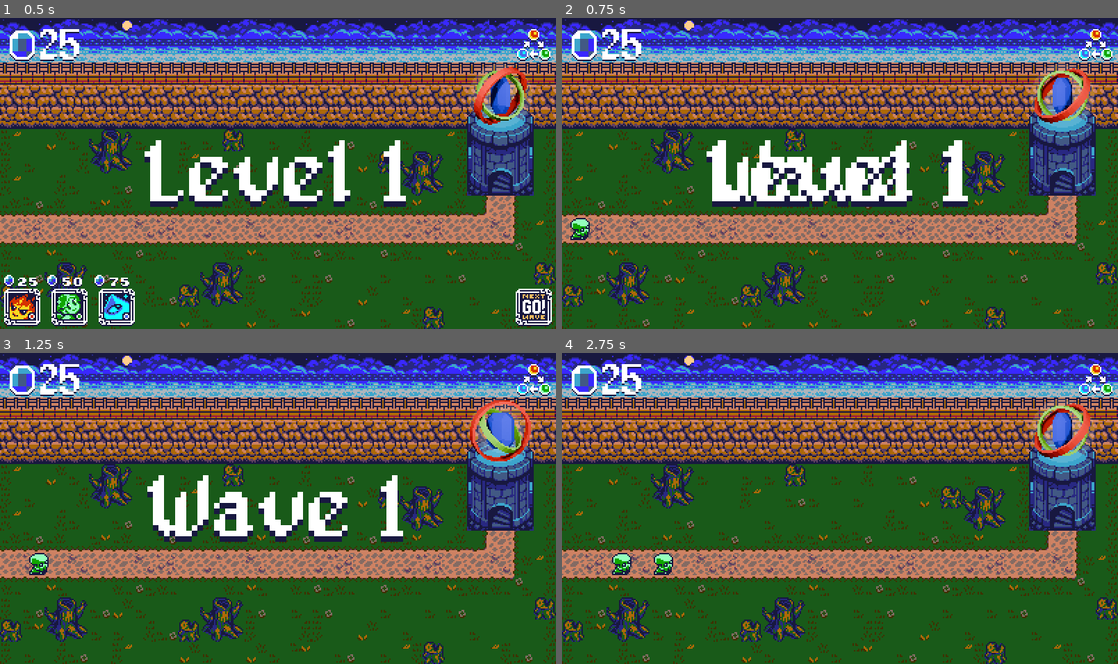
Above: before the commit, frames 1-4 (two rows, left to right).
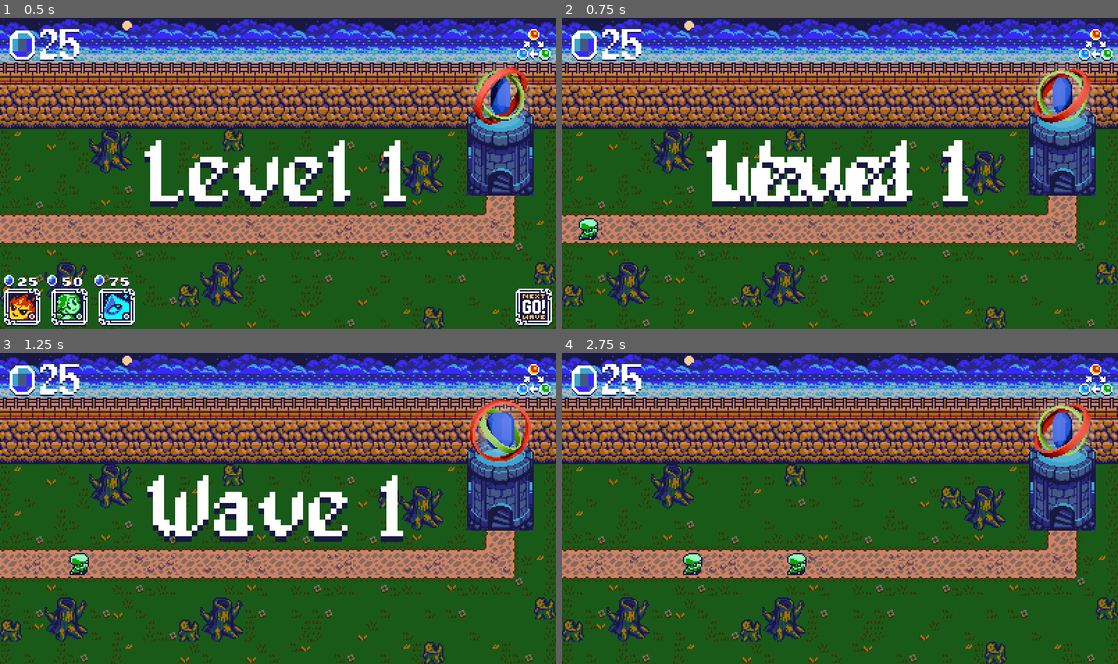
Above: after the commit, the same moments.

Repository: jake6724/tower_defense_jam
Game: Godot game, scene res://scenes/Main.tscn
The game is run twice, just before and just after one commit, with the same random seed, the same clock (stepped at 60 frames per second) and the same inputs.
Inputs (mouse positions are in pixels of both pictures, inside the frame that each line leads up to):
- Up to frame 1 (0.5 s): no input
- Up to frame 2 (0.75 s): click (1095, 307) at 0.5 s
- Up to frame 3 (1.25 s): no input
- Up to frame 4 (2.75 s): move the mouse to (962, 492) at 1.27 s; click (962, 492) at 1.35 s; drag from (728, 524) to (634, 564) at 2.02 s

Frame 1 is identical in both runs. In frame 2, 0.3% of the frame differs, in the area x 1-7%, y 64-72%; in frame 3, 0.4%; in frame 4, 0.9%, in the area x 9-44%, y 64-72%.

Commit message:
Improve level load/reset

Diff:
--- a/data/enemies/earth_enemy.tres
+++ b/data/enemies/earth_enemy.tres
@@ -5,6 +5,6 @@
 [resource]
 script = ExtResource("1_34htb")
 health = 150.0
-speed = 30.0
+speed = 75.0
 element = 2
 metadata/_custom_type_script = "uid://buqpe6w72ojlb"
--- a/data/enemies/fire_enemy.tres
+++ b/data/enemies/fire_enemy.tres
@@ -5,6 +5,6 @@
 [resource]
 script = ExtResource("1_fkp6s")
 health = 101.0
-speed = 40.0
+speed = 75.0
 element = 0
 metadata/_custom_type_script = "uid://buqpe6w72ojlb"
--- a/data/enemies/water_enemy.tres
+++ b/data/enemies/water_enemy.tres
@@ -5,6 +5,6 @@
 [resource]
 script = ExtResource("1_dxb1w")
 health = 200.0
-speed = 20.0
+speed = 75.0
 element = 1
 metadata/_custom_type_script = "uid://buqpe6w72ojlb"
--- a/scripts/enemies/enemy.gd
+++ b/scripts/enemies/enemy.gd
@@ -94,7 +94,6 @@
 			weak_against = GameManager.Element.EARTH
 
 func on_animation_finished(anim_name):
-	print("anim_name = ", anim_name)
 	if anim_name == "die":
 		queue_free()
 
--- a/scripts/enemies/enemy_spawner.gd
+++ b/scripts/enemies/enemy_spawner.gd
@@ -1,8 +1,10 @@
 # Autoloader
 extends Node
 
-var all_waves: Array[Wave] = []
+var level_waves: Array[Wave] = []
 var active_wave: Wave
+var wave_index: int = 0
+var enemy_index: int = 0
 var spawn_timer: Timer = Timer.new()
 var spawn_rate: float = 1.0 # Time between enemy spawn, in seconds
 var can_spawn_enemy: bool = false
@@ -17,28 +19,51 @@
 # Signals
 signal wave_complete
 
-#### NOTE ENEMY SPAWNER PARTIALLY CONFIGURED IN GAME MANAGER ####
 func _ready():
 	# Configure Timer
 	spawn_timer.timeout.connect(on_spawn_timer_timeout)
 	add_child(spawn_timer)
 
+	# Enemy spawner manually start and reset by GameManager
+
+func configure_level(active_level: LevelEnvironment):
+	level_waves = active_level.waves
+	active_wave = level_waves[wave_index]
+	print("active_wave: ", active_wave)
+	print("level_waves: ", level_waves)
+
+func clear_level():
+	for enemy: Enemy in active_enemies.duplicate(true):
+		print("Deleting enemy ", enemy)
+		active_enemies.remove_at(active_enemies.find(enemy))
+		enemy.is_dead.disconnect(on_enemy_died)
+		enemy.queue_free()
+
+	level_waves = []
+	active_wave = null
+	wave_index = 0
+	enemy_index = 0
+
+
 ## Intended to be triggered directly by `player_controller`
 func start_wave():
-	active_wave = all_waves.pop_front()
+	active_wave = level_waves[wave_index]
 	can_spawn_enemy = true
 
 func _physics_process(_delta):
 	# Only process if a wave is active
 	if active_wave:
 		# Check if wave is over
-		if active_wave.data.size() == 0 and active_enemies.size() == 0:
+		if enemy_index == active_wave.data.size() and active_enemies.size() == 0:
+			# Wave complete (could be a function)
 			active_wave = null
+			wave_index += 1
 			wave_complete.emit()
 			can_spawn_enemy = false
 
-		if can_spawn_enemy and active_wave.data.size() > 0:
-			spawn_enemy(active_wave.data.pop_front())
+		if can_spawn_enemy and enemy_index < active_wave.data.size():
+			spawn_enemy(active_wave.data[enemy_index])
+			enemy_index += 1
 
 			# Restart spawn timer
 			spawn_timer.start(spawn_rate)
--- a/scripts/game_manager.gd
+++ b/scripts/game_manager.gd
@@ -3,6 +3,9 @@
 
 enum Element {FIRE, WATER, EARTH}
 var cell_size: int = 16
+
+var main_scene: PackedScene = preload("res://scenes/Main.tscn")
+var main: Node2D
 
 var levels: Array[PackedScene] = [preload("res://scenes/level/LevelEnvironmentTutorial.tscn"), preload("res://scenes/level/LevelEnvironmentOne.tscn")]
 var level_index: int = 0
@@ -12,9 +15,8 @@
 
 var base: Base
 
-var wave_count: int = 1
-
 func _ready():
+	# EnemySpawner.wave_complete.connect(on_wave_complete)
 	configure_level()
 
 func configure_level():
@@ -22,23 +24,35 @@
 	add_child(active_level)
 	active_path = convert_path_to_world((active_level.waypoint_manager.get_waypoint_path()))
 	active_spawn_location = (active_path[0])
+	# main.add_child(active_level)
 
 	base = active_level.base
 	base.was_destroyed.connect(on_base_was_destroyed)
 
-	# Configure WorldGrid
+	# Configure Autoloaders
 	WorldGrid.generate_grid()
 	WorldGrid.configure_tilemap(active_level.tilemap)
 
-	# Configure EnemySpawner
-	EnemySpawner.all_waves = active_level.waves
-	EnemySpawner.wave_complete.connect(on_wave_complete)
+	EnemySpawner.configure_level(active_level)
 
 func on_base_was_destroyed():
+	# Reset Main Scene
+	get_tree().change_scene_to_packed(main_scene)
+
+	# Re-configure autoloaders
+	clear_level()
 	configure_level()
 
-func on_wave_complete():
-	wave_count += 1
+func clear_level():
+	active_level.queue_free()
+	active_level = null
+	active_path = []
+	active_spawn_location = Vector2()
+
+	base.was_destroyed.disconnect(on_base_was_destroyed)
+	base = null
+
+	EnemySpawner.clear_level()
 
 func convert_path_to_world(path) -> PackedVector2Array:
 	for i in range(path.size()):
--- a/scripts/player/player_controller.gd
+++ b/scripts/player/player_controller.gd
@@ -38,15 +38,16 @@
 var indicator_sprite: Sprite2D
 
 func _ready():
+	# ** EVERYTHING in here will only be done ONCE. If something needs to be done each level, put in configure_level()
 	# Configure tower menu
 	tower_menu.tower_selected.connect(on_tower_selected)
 	tower_menu.mouse_entered_button.connect(on_mouse_entered_button)
 	tower_menu.mouse_exited_button.connect(on_mouse_exited_button)
 
-	tower_menu.update_gold(int(gold))
+	tower_menu.show_level_number()
+	tower_menu.update_gold(int(gold)) # get this from GameManager active_level
+
 	tower_menu.start_wave.connect(on_start_wave)
-
-	tower_menu.show_level_number()
 
 	# Configure indicator sprite
 	indicator_sprite = Sprite2D.new()
--- a/scripts/towers/tower_menu.gd
+++ b/scripts/towers/tower_menu.gd
@@ -76,7 +76,7 @@
 	gold.text = str(new_amount)
 
 func on_wave_button_pressed() -> void:
-	wave_number.text = "Wave " + str(GameManager.wave_count)
+	wave_number.text = "Wave " + str(EnemySpawner.wave_index+1)
 	wave_number.show()
 	wave_number_timer.start(wave_number_duration)
 	start_wave.emit()
--- a/scripts/world_grid.gd
+++ b/scripts/world_grid.gd
@@ -4,13 +4,11 @@
 
 var height: int = 25
 var width: int = 25
+
 ## Should always be indexed with Grid Coordinates
-var data: Dictionary[Vector2, bool] = {} # true = can be placed here, false cannot
+var data: Dictionary[Vector2, bool] # true = can be placed here, false cannot
 
 # Temp for development
-var dark: PackedScene = preload("res://scenes/placeholders/grid_placeholder_dark.tscn")
-var light: PackedScene = preload("res://scenes/placeholders/grid_placeholder_light.tscn")
-var is_dark: bool = false
 var tile_inidicator: PackedScene = preload("res://scenes/placeholders/TileIndicator.tscn")
 
 var active_tilemap: TileMapLayer
@@ -33,8 +31,10 @@
 # 	generate_grid()
 
 func generate_grid() -> void:
+	# Reset values
+	data = {}
+
 	for y in range(height):
-		is_dark = not is_dark # DEV
 		for x in range(width):
 			var grid_pos = Vector2(x,y)
 			var world_pos = GameManager.grid_to_world(grid_pos)
Not shown: 1 places in data/waves/tutorial_wave_5.tres that only renumber resources
Not shown: 1 places in scenes/level/LevelEnvironmentTutorial.tscn that only renumber resources
